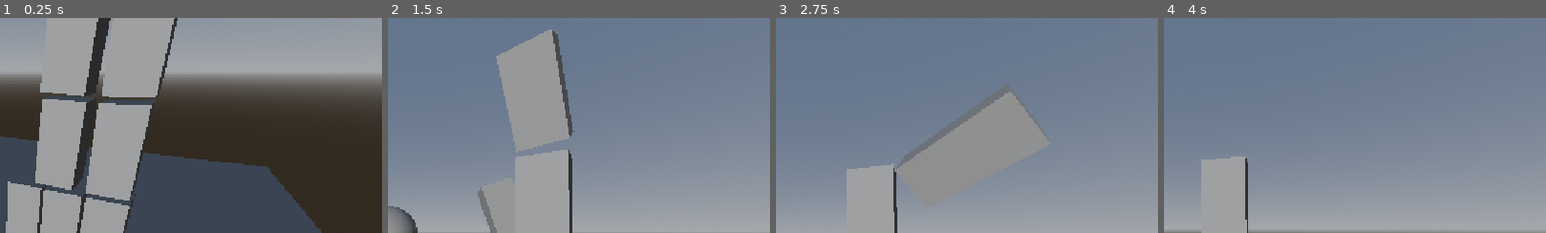
Above: before the commit, frames 1-4 (left to right).
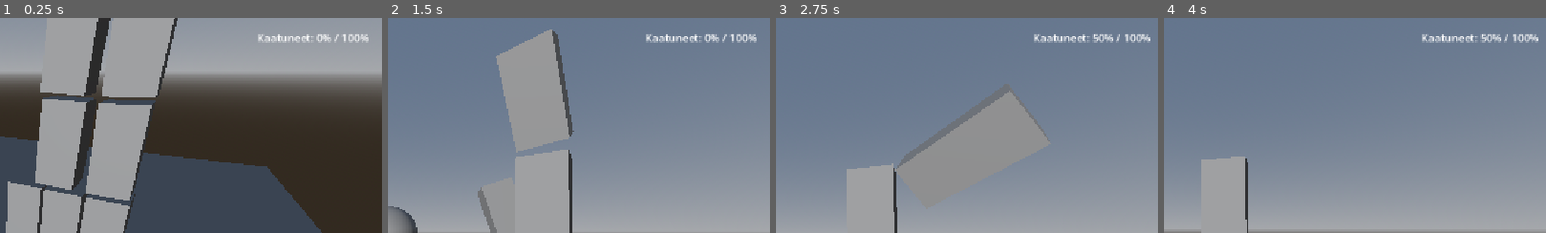
Above: after the commit, the same moments.

Repository: santtu-kumpulainen/3d-fysiikkapeli
Game: Godot game, scene res://scenes/root.tscn
Two runs of this game, one before a commit and one after it. Both use one fixed random seed, a clock stepped at 60 frames per second and the inputs below.
Inputs (mouse positions are % of the whole screen's width and height, from its top left):
- Up to frame 1 (0.25 s): no input
- Up to frame 2 (1.5 s): tap Enter at 0.5 s; move the mouse to (55, 50) at 0.52 s; tap R at 0.6, 1.35 s; click (55, 50) at 0.67 s; move the mouse to (45, 50) at 1.27 s; click (45, 50) at 1.42 s
- Up to frame 3 (2.75 s): move the mouse to (52, 48) at 2.02 s; tap R at 2.1 s; click (52, 48) at 2.17 s
- Up to frame 4 (4 s): move the mouse to (49, 52) at 2.77 s; tap R at 2.85, 3.6 s; click (49, 52) at 2.92 s; move the mouse to (57, 51) at 3.52 s; click (57, 51) at 3.67 s
The pictures show only the part of the screen within x 50-100%, y 0-50%; the shares and areas given below are measured in that part.

The runs differ from the first frame. In frame 1, 0.5% of the frame differs, in the area x 67-97%, y 7-12%; in frame 2, 0.6%; in frame 3, 0.7%, in the area x 67-98%, y 7-12%; in frame 4, 0.7%.

Commit message:
Task 6: Add fallen box percentage score

Diff:
--- a/3d_fysiikkapeli/scenes/root.gd
+++ b/3d_fysiikkapeli/scenes/root.gd
@@ -8,18 +8,18 @@
 @onready var camera: Camera3D = $Camera3D
 @onready var ammo_label: Label = $CanvasLayer/AmmoLabel
 @onready var victory_label: Label = $CanvasLayer/Message
+@onready var score_label: Label = $CanvasLayer/ScoreLabel
 
-
-var ammo_left := 3
-var game_over := false
-
+var ammo_left: int = 3
+var game_over: bool = false
 var camera_pitch: float = 0.0
 
 
 func _ready() -> void:
 	Input.mouse_mode = Input.MOUSE_MODE_CAPTURED
-
-
+	ammo_label.text = "Ammuksia: " + str(ammo_left)
+	victory_label.visible = false
+	update_score()
 
 
 func _unhandled_input(event: InputEvent) -> void:
@@ -27,7 +27,11 @@
 		if Input.mouse_mode == Input.MOUSE_MODE_CAPTURED and not game_over:
 			camera.rotation.y -= event.relative.x * mouse_sensitivity
 			camera_pitch -= event.relative.y * mouse_sensitivity
-			camera_pitch = clamp(camera_pitch, deg_to_rad(-80), deg_to_rad(80))
+			camera_pitch = clamp(
+				camera_pitch,
+				deg_to_rad(-80),
+				deg_to_rad(80)
+			)
 			camera.rotation.x = camera_pitch
 
 	if event is InputEventMouseButton:
@@ -41,9 +45,6 @@
 
 		elif event.keycode == KEY_R and game_over:
 			get_tree().reload_current_scene()
-
-
-
 
 
 func shoot() -> void:
@@ -64,15 +65,12 @@
 		await get_tree().create_timer(3.0).timeout
 
 		if not game_over:
-			end_game(check_victory())
-
-
-
+			end_game(false)
 
 
 func count_fallen_boxes() -> int:
 	var boxes = get_tree().get_nodes_in_group("tower_boxes")
-	var fallen := 0
+	var fallen: int = 0
 
 	for box in boxes:
 		var up_direction = box.global_transform.basis.y.normalized()
@@ -84,21 +82,29 @@
 	return fallen
 
 
-
-func check_victory() -> bool:
+func get_fallen_percentage() -> int:
 	var boxes = get_tree().get_nodes_in_group("tower_boxes")
 
 	if boxes.is_empty():
-		return false
+		return 0
 
-	return float(count_fallen_boxes()) / float(boxes.size()) >= 0.8
+	return int(round(
+		float(count_fallen_boxes()) / float(boxes.size()) * 100.0
+	))
+
+
+func update_score() -> void:
+	var percentage = get_fallen_percentage()
+	score_label.text = "Kaatuneet: %d%% / 100%%" % percentage
 
 
 func _process(_delta: float) -> void:
 	if game_over:
 		return
 
-	if check_victory():
+	update_score()
+
+	if get_fallen_percentage() >= 100:
 		end_game(true)
 
 
@@ -109,9 +115,9 @@
 	game_over = true
 
 	if won:
-		victory_label.text = "Voitit! Vähintään 80 % laatikoista putosi. Paina R pelataksesi uudelleen."
+		victory_label.text = "Voitit! Kaikki laatikot kaatuivat. Paina R pelataksesi uudelleen."
 	else:
-		victory_label.text = "Hävisit! Ammukset loppuivat. Paina R yrittääksesi uudelleen."
+		victory_label.text = "Peli päättyi! Kaatuneet: %d%%. Paina R yrittääksesi uudelleen." % get_fallen_percentage()
 
 	victory_label.visible = true
 	Input.mouse_mode = Input.MOUSE_MODE_VISIBLE
--- a/3d_fysiikkapeli/scenes/root.tscn
+++ b/3d_fysiikkapeli/scenes/root.tscn
@@ -22,8 +22,6 @@
 [node name="Root" type="Node3D" unique_id=109334602]
 script = ExtResource("1_twpsu")
 projectile_scene = ExtResource("2_twpsu")
-force = null
-mouse_sensitivity = null
 
 [node name="DirectionalLight3D" type="DirectionalLight3D" parent="." unique_id=1815335512]
 transform = Transform3D(1, 0, 0, 0, 1, 0, 0, 0, 1, -63.04138, 11.11883, -23.560274)
@@ -87,3 +85,10 @@
 offset_right = 125.0
 offset_bottom = 41.0
 text = "Ammuksia: 3"
+
+[node name="ScoreLabel" type="Label" parent="CanvasLayer" unique_id=1466009612]
+offset_left = 961.0
+offset_top = 18.0
+offset_right = 1001.0
+offset_bottom = 41.0
+horizontal_alignment = 1
